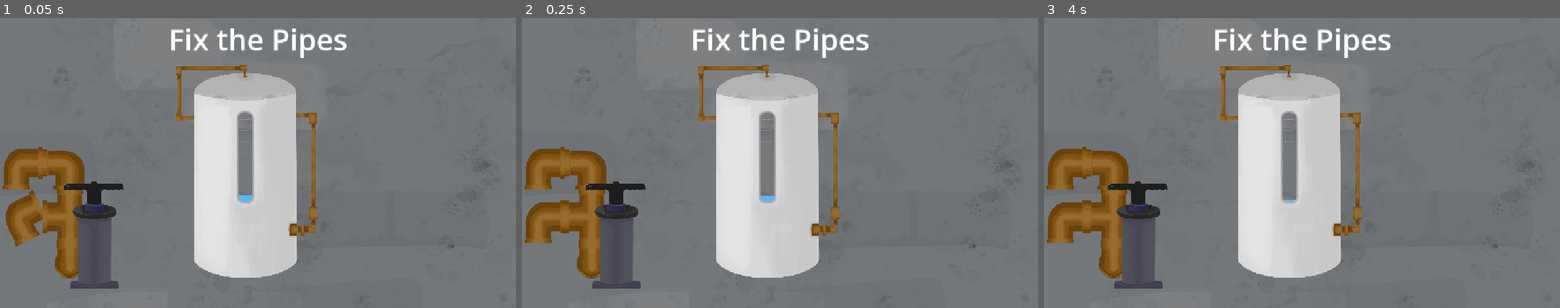
Above: before the commit, frames 1-3 (left to right).
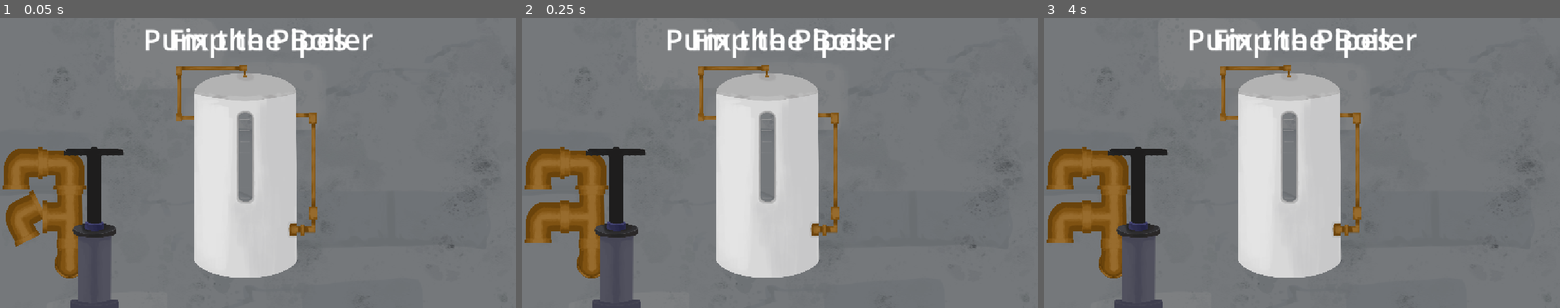
Above: after the commit, the same moments.

Repository: bldng1337/splash
Game: Godot game, scene res://content/W3/L1/main.tscn
Same seed, same stepped clock (60 frames per second), same inputs: the game is played once before the commit and once after it. This scene is started directly instead of the project's main scene. Video files are missing from this copy of the repository; at most half a second of black plays in their place.
Inputs (mouse positions are in pixels of both pictures, inside the frame that each line leads up to):
- Up to frame 1 (0.05 s): no input
- Up to frame 2 (0.25 s): no input
- Up to frame 3 (4 s): tap Enter at 0.5, 2, 3.5 s; move the mouse to (1415, 148) at 0.52 s; click (1415, 148) at 0.67 s; tap Space at 1.25, 2.75 s; move the mouse to (1198, 177) at 1.27 s; click (1198, 177) at 1.42 s; move the mouse to (1353, 99) at 2.02 s; click (1353, 99) at 2.17 s; move the mouse to (1276, 221) at 2.77 s; click (1276, 221) at 2.92 s; move the mouse to (1456, 206) at 3.52 s; click (1456, 206) at 3.67 s

The runs differ from the first frame. In frame 1, 3.1% of the frame differs, in the area x 12-73%, y 3-100%; in frame 2, 3.1%; in frame 3, 3.1%.

Commit message:
fix: pump positioning

Diff:
--- a/content/W3/L1/main.tscn
+++ b/content/W3/L1/main.tscn
@@ -1,10 +1,13 @@
-[gd_scene load_steps=6 format=3 uid="uid://dofhe7nscuyta"]
+[gd_scene load_steps=7 format=3 uid="uid://dofhe7nscuyta"]
 
 [ext_resource type="Texture2D" uid="uid://btftk07x85g51" path="res://assets/W3L1/Boiler.png" id="1_upop5"]
 [ext_resource type="Texture2D" uid="uid://bibkcn8gdexq" path="res://assets/W3L1/pumpTop.png" id="2_w23e7"]
 [ext_resource type="Texture2D" uid="uid://ciu5xhfbuo2om" path="res://assets/W3L1/pump_bottom.png" id="3_1b7xb"]
 [ext_resource type="Script" uid="uid://j08mep43l6j0" path="res://content/W3/L1/pump_head.gd" id="3_w23e7"]
 [ext_resource type="Script" uid="uid://bjemd1ljy5ngh" path="res://content/W3/L1/pump.gd" id="4_crvym"]
+
+[sub_resource type="LabelSettings" id="LabelSettings_w23e7"]
+font_size = 66
 
 [node name="Main" type="Node2D"]
 
@@ -21,15 +24,24 @@
 texture = ExtResource("1_upop5")
 
 [node name="PumpTop" type="Sprite2D" parent="."]
-position = Vector2(210.00002, 433.00003)
+position = Vector2(210, 355)
 scale = Vector2(0.2, 0.2)
 texture = ExtResource("2_w23e7")
 script = ExtResource("3_w23e7")
 
 [node name="PumpBottom" type="Sprite2D" parent="." node_paths=PackedStringArray("pump_sprite", "level")]
-position = Vector2(211, 497)
+position = Vector2(211.00002, 539)
 scale = Vector2(0.2, 0.2)
 texture = ExtResource("3_1b7xb")
 script = ExtResource("4_crvym")
 pump_sprite = NodePath("../PumpTop")
 level = NodePath("../Polygon2D")
+
+[node name="Label" type="Label" parent="."]
+offset_left = 2.0
+offset_top = 2.0
+offset_right = 1150.0
+offset_bottom = 93.0
+text = "Pump the Boiler"
+label_settings = SubResource("LabelSettings_w23e7")
+horizontal_alignment = 1
--- a/content/W3/L1/pump.gd
+++ b/content/W3/L1/pump.gd
@@ -3,8 +3,8 @@
 @export var pump_sprite: Sprite2D
 @export var level: Polygon2D
 
-var low=315.0
-var high=450.0
+var low=355.0
+var high=495.0
 
 var low_level=414.0
 var high_level=399.0
--- a/content/W3/L1/pump_head.gd
+++ b/content/W3/L1/pump_head.gd
@@ -1,7 +1,7 @@
 extends Node2D
 
-var low=315.0
-var high=450.0
+var low=355.0
+var high=495.0
 
 var hold=false
 
